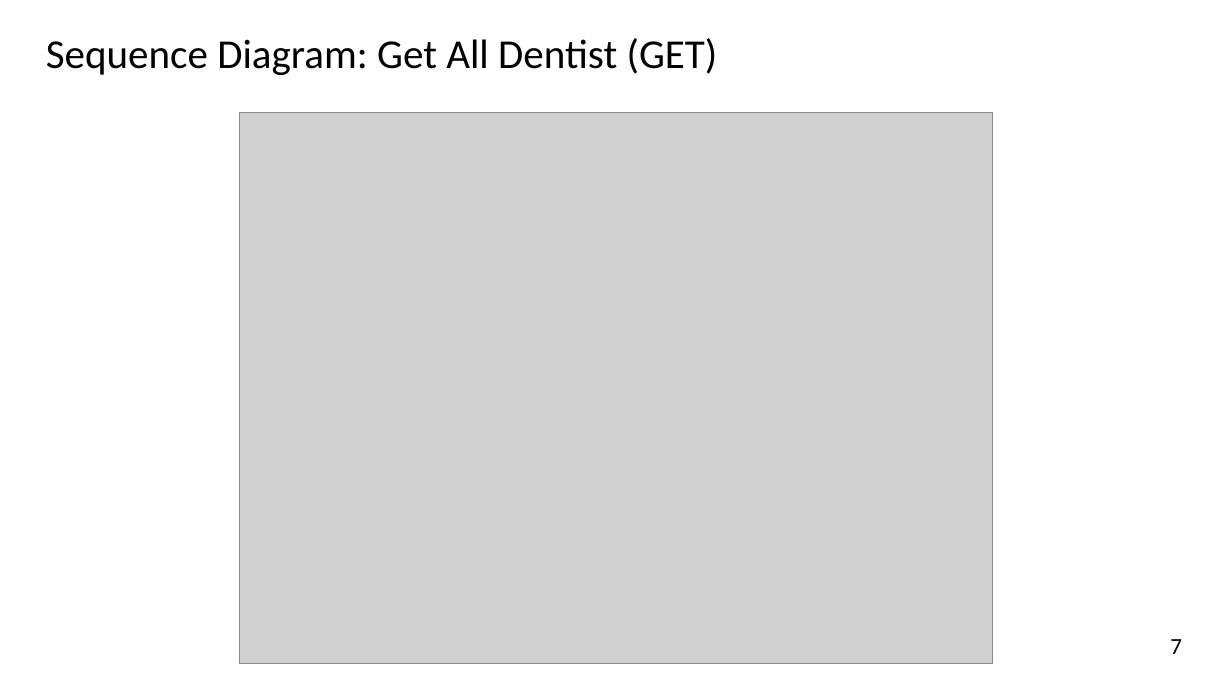
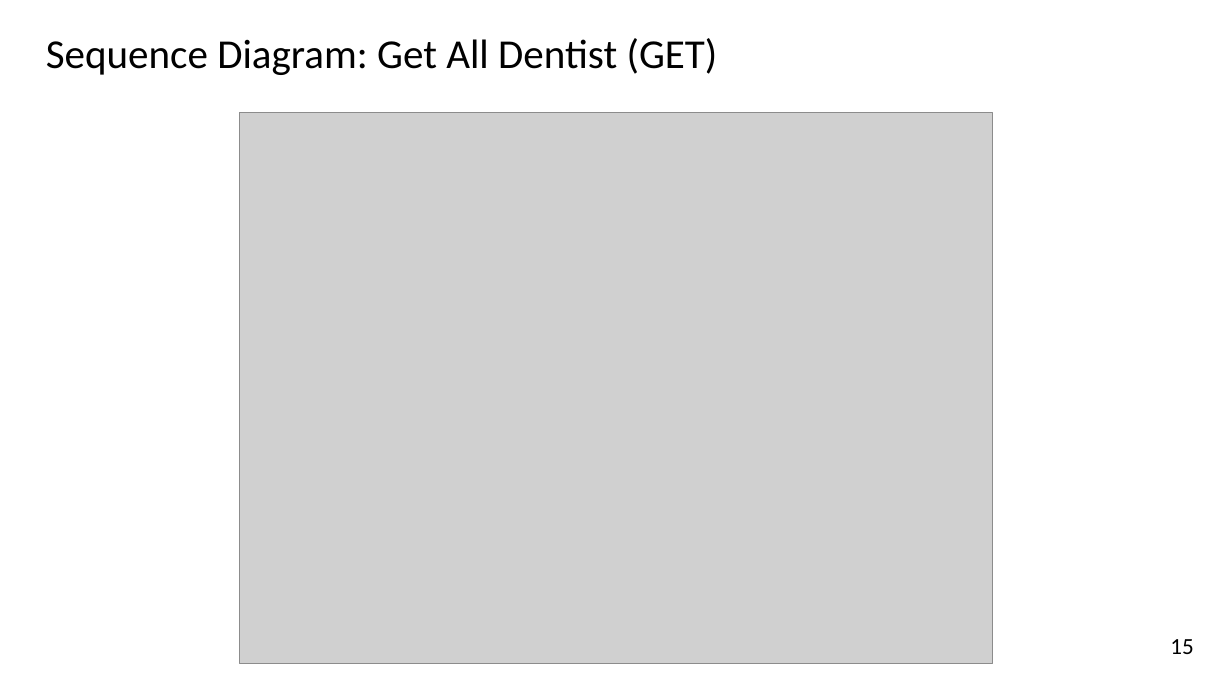
Before and after one commit to JirayutP/Dentist, a slide deck: slide 15 of งานนำเสนอ1.pptx (slide 7 before the commit). Drawn at 1232x693 pixels with LibreOffice and Linux fonts; fonts in the diff are those of the drawing; grey boxes stand for pictures. Boxes give left, top, right and bottom in pixels: in the first picture for what was removed or moved away, otherwise in the second. Text is boxed around its words. In the diff, an @@ line names an element or a change of style, - is before the commit and + after.

```diff
--- a/งานนำเสนอ1.pptx
+++ b/งานนำเสนอ1.pptx
@@ text at <box>1170,639,1193,654</box>: text changed @@
-7
+15
```
Also in this commit, not shown: 11 other slides changed, 8 slides added, 1 other file.
